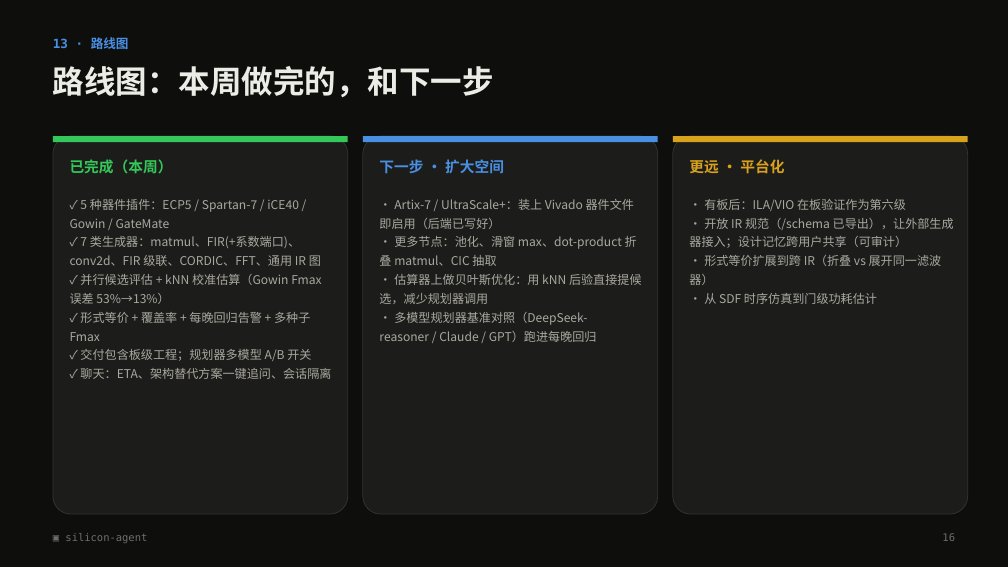
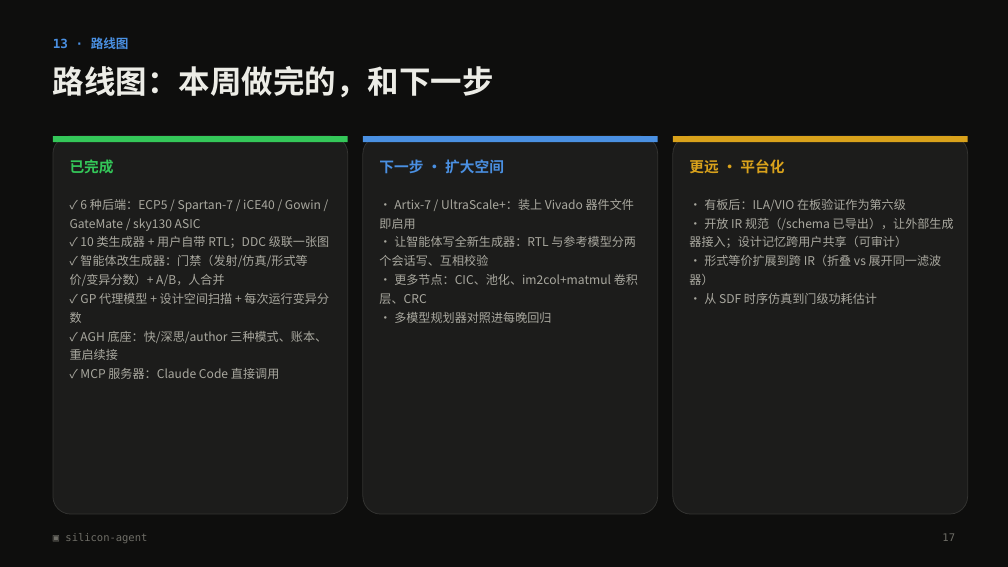
Before and after one commit to Last-emo-boy/SILVOLUTION, a slide deck: slide 17 of docs/silicon-agent-pitch.pptx (slide 16 before the commit). Drawn at 1008x567 pixels with LibreOffice and Linux fonts; fonts in the diff are those of the drawing. Boxes give left, top, right and bottom in pixels: in the first picture for what was removed or moved away, otherwise in the second. Text is boxed around its words. In the diff, an @@ line names an element or a change of style, - is before the commit and + after.

```diff
--- a/docs/silicon-agent-pitch.pptx
+++ b/docs/silicon-agent-pitch.pptx
@@ text at bbox=[70, 159, 114, 173]: text changed @@
-已完成（本周）
+已完成
@@ text at bbox=[70, 199, 329, 379]: text changed @@
-✓ 5 种器件插件：ECP5 / Spartan-7 / iCE40 / Gowin / GateMate
-✓ 7 类生成器：matmul、FIR(+系数端口)、conv2d、FIR 级联、CORDIC、FFT、通用 IR 图
-✓ 并行候选评估 + kNN 校准估算（Gowin Fmax 误差 53%→13%）
-✓ 形式等价 + 覆盖率 + 每晚回归告警 + 多种子 Fmax
-✓ 交付包含板级工程；规划器多模型 A/B 开关
-✓ 聊天：ETA、架构替代方案一键追问、会话隔离
+✓ 6 种后端：ECP5 / Spartan-7 / iCE40 / Gowin / GateMate / sky130 ASIC
+✓ 10 类生成器 + 用户自带 RTL；DDC 级联一张图
+✓ 智能体改生成器：门禁（发射/仿真/形式等价/变异分数）+ A/B，人合并
+✓ GP 代理模型 + 设计空间扫描 + 每次运行变异分数
+✓ AGH 底座：快/深思/author 三种模式、账本、重启续接
+✓ MCP 服务器：Claude Code 直接调用
@@ text at bbox=[379, 199, 638, 323]: text changed @@
-• Artix-7 / UltraScale+：装上 Vivado 器件文件即启用（后端已写好）
-• 更多节点：池化、滑窗 max、dot-product 折叠 matmul、CIC 抽取
-• 估算器上做贝叶斯优化：用 kNN 后验直接提候选，减少规划器调用
-• 多模型规划器基准对照（DeepSeek-reasoner / Claude / GPT）跑进每晚回归
+• Artix-7 / UltraScale+：装上 Vivado 器件文件即启用
+• 让智能体写全新生成器：RTL 与参考模型分两个会话写、互相校验
+• 更多节点：CIC、池化、im2col+matmul 卷积层、CRC
+• 多模型规划器对照进每晚回归
@@ text at bbox=[942, 533, 955, 541]: text changed @@
-16
+17
```
Also in this commit, not shown: 1 other slide changed, 1 slide added, 1 other file.
